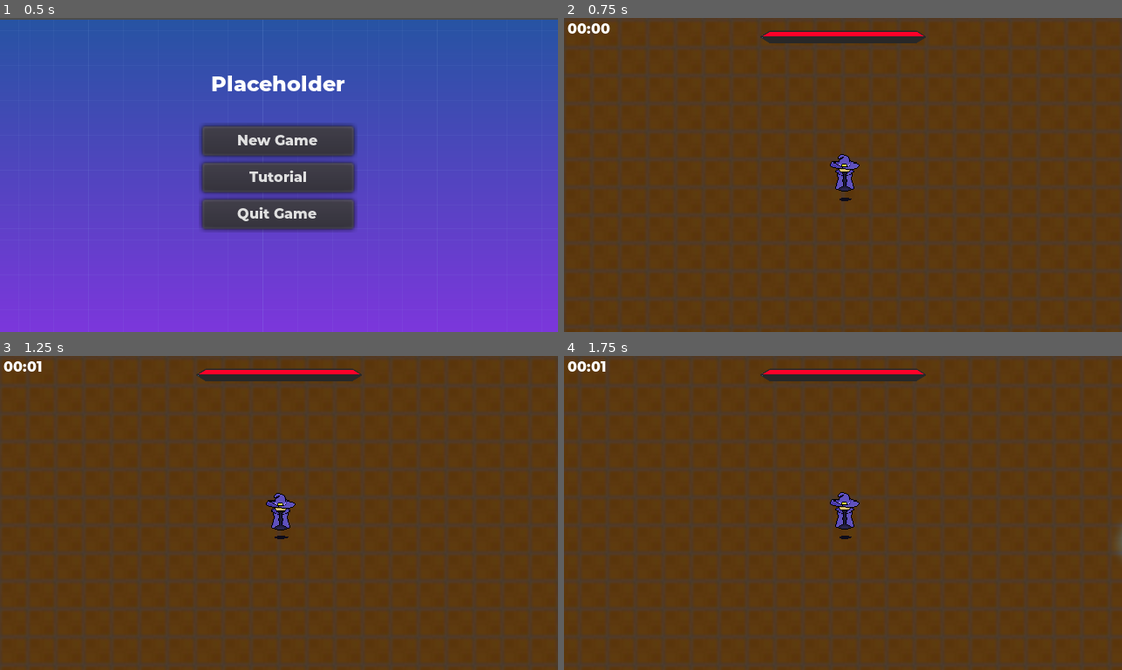
Above: before the commit, frames 1-4 (two rows, left to right).
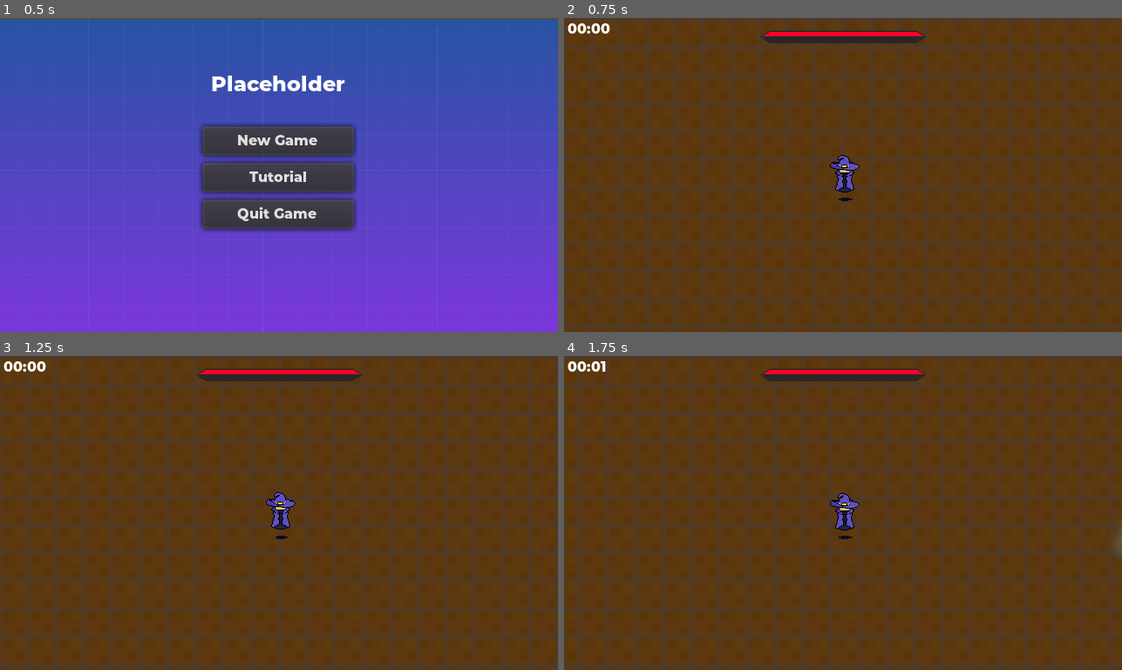
Above: after the commit, the same moments.

Repository: emsidhu/Endless-Survival
Game: Godot game, scene res://Menus/MainMenu.tscn
The game is run twice, just before and just after one commit, with the same random seed, the same clock (stepped at 60 frames per second) and the same inputs. Sound files missing from this copy of the repository are replaced by a short silence.
Inputs (mouse positions are in pixels of both pictures, inside the frame that each line leads up to):
- Up to frame 1 (0.5 s): no input
- Up to frame 2 (0.75 s): click "New Game" at 0.5 s
- Up to frame 3 (1.25 s): no input
- Up to frame 4 (1.75 s): move the mouse to (965, 497) at 1.27 s; hold Right (ui_right) from 1.28 s (still down)

Frame 1 is identical in both runs. In frame 2, 0.2% of the frame differs, in the area x 47-53%, y 43-59%; in frame 3, 0.2%, in the area x 6-53%, y 1-59%; in frame 4, 0.2%.

Commit message:
added many new upgrades
Some don't do anything yet

Diff:
--- a/Attacks/Orbit/Orbit.tscn
+++ b/Attacks/Orbit/Orbit.tscn
@@ -188,10 +188,12 @@
 scale = Vector2( 0.015, 0.015 )
 z_index = 1
 frames = SubResource( 27 )
+frame = 16
 playing = true
 
 [node name="Trail" parent="AnimatedSprite" instance=ExtResource( 4 )]
 width = 5.0
+length = 30
 
 [node name="AnimationPlayer" type="AnimationPlayer" parent="."]
 autoplay = "rotate"
--- a/Player/PlayerStats.gd
+++ b/Player/PlayerStats.gd
@@ -14,24 +14,31 @@
 "level": 0, "max_level": 6, "type": "Attack"}
 }
 
-var stat_upgrades = {
+var stats = {
 	"Speed": {"name": "speed", "text": "Speed",
-"level": 0, "max_level": 6, "upgrade_amount": 0.3, "type": "Stat"}
+"level": 0, "max_level": 6, "amount": 0, "upgrade_amount": 0.3, "type": "Stat"},
+	"Defense": {"name": "defense", "text": "Defense",
+"level": 0, "max_level": 6, "amount": 0, "upgrade_amount": 0.3, "type": "Stat"},
+	"MaxHealth": {"name": "maxhealth", "text": "Max Health",
+"level": 0, "max_level": 6, "amount": 0, "upgrade_amount": 0.5, "type": "Stat"}
 }
 
 var skills = {
 	"Regen": {"name": "regenHealth", "text": "Regenerate Health",
-"level": 0, "max_level": 6, "skill_amount": 0, "upgrade_amount": 1, "type": "Skill"},
+"level": 0, "max_level": 6, "amount": 0, "upgrade_amount": 1, "type": "Skill"},
+	"Ghost": {"name": "ghost", "text": "Ghost",
+"level": 0, "max_level": 6, "type": "Skill"},
+	"Test": {"name": "test", "text": "An Upgrade",
+"level": 0, "max_level": 6, "amount": 0, "upgrade_amount": 1, "type": "Skill"},
 }
 
 export var damage = 50
-export(int) var max_health = 1000 setget set_max_health
+export(int) var max_health = 2000 setget set_max_health
 var health = max_health setget set_health
 var base_damage = damage
 var xp = 0 setget set_xp
 var max_xp = 1000 setget set_max_xp
 var speedModifier = 1
-#var regenFuncRef = funcref(self, "Regen")
 
 
 signal no_health
@@ -73,7 +80,7 @@
 func level_up():
 	emit_signal("level_up")
 	self.xp = 0
-	self.max_xp *= 1.5
+	self.max_xp *= 1.15
 
 func upgradeAttack(attack):
 
@@ -81,14 +88,15 @@
 	emit_signal("upgradeAttack", attacks[attack])
 
 func upgradeStat(stat):
-	stat_upgrades[stat].level += 1
+	stats[stat].level += 1
+	stats[stat].amount += stats[stat].upgrade_amount
 
 func upgradeSkill(skill):
 
 	skills[skill].level += 1
-	skills[skill].skill_amount += skills[skill].upgrade_amount
+	skills[skill].amount += skills[skill].upgrade_amount
 
 
 
 func _on_RegenTimer_timeout():
-	self.health += skills.Regen.skill_amount
+	self.health += skills.Regen.amount
--- a/Player/PlayerStats.tscn
+++ b/Player/PlayerStats.tscn
@@ -6,5 +6,6 @@
 script = ExtResource( 1 )
 
 [node name="RegenTimer" type="Timer" parent="."]
+autostart = true
 
 [connection signal="timeout" from="RegenTimer" to="." method="_on_RegenTimer_timeout"]
--- a/UI/PlayerUI.gd
+++ b/UI/PlayerUI.gd
@@ -25,6 +25,7 @@
 var upgradeAttackRef = funcref(PlayerStats, "upgradeAttack")
 
 func _ready():
+	Globals.time = 0
 	var canvas_rid = get_canvas_item()
 	# You may need to adjust these values
 	VisualServer.canvas_item_set_draw_index(canvas_rid, 100)
@@ -67,37 +68,43 @@
 	get_tree().paused = true
 	upgradeScreen.visible = true
 
-	var numAttacks = range(PlayerStats.attacks.size())
-
+	var num_attacks = range(PlayerStats.attacks.size())
+	var num_stats = range(PlayerStats.stats.size())
+	var num_skills = range(PlayerStats.skills.size())
+	print(num_stats)
 	var i = 0
 	while i < 3:
-		#chooses a random attack (will later make it randomly choose an attack, a stat, or a skill
-		var number = numAttacks[randi() % numAttacks.size()]
-		numAttacks.erase(number)
-		var choice = PlayerStats.attacks.keys()[number]
-		var upgrade = PlayerStats.attacks[choice]
+		var upgradeInfo
+		match (randi() % 3):
+			0:
+				upgradeInfo = choose_upgrade(num_attacks, "attacks")
+				num_attacks = upgradeInfo[0]
+			1:
+				upgradeInfo = choose_upgrade(num_stats, "stats")
+				num_skills = upgradeInfo[0]
+			2:
+				upgradeInfo = choose_upgrade(num_skills, "skills")
+				num_stats = upgradeInfo[0]
 
 		#assigns type variables to whatever type the upgrade is, an attack, a stat, or a skill
-		set("type" + str(i+1), upgrade.type)
+		set("type" + str(i+1), upgradeInfo[1].type)
 		#assigns choice variables to the key of the upgrade
-		set("choice" + str(i+1), choice)
+		set("choice" + str(i+1), upgradeInfo[2])
 		#assigns upgrade buttons text to the name of the upgrade
-		get("upgradeBtn" + str(i+1)).text = upgrade.text
+		get("upgradeBtn" + str(i+1)).text = upgradeInfo[1].text
 
 		i += 1
 
 func _on_UpgradeBtn_button_up(number):
-	#use a type to see what function reference to use, then calls it with the correct key using choice
+	#uses type to see what function reference to use, then calls it with the correct key using choice
 	get("upgrade" + get("type" + str(number)) + "Ref").call_func(get("choice" + str(number)))
 
 	get_tree().paused = false
 	upgradeScreen.visible = false
 
-func choose_attack():
-	pass
-
-func choose_skill():
-	pass
-
-func choose_stat():
-	pass
+func choose_upgrade(array, type):
+	var number = array[randi() % array.size()]
+	array.erase(number)
+	var choice = PlayerStats[type].keys()[number]
+	var upgrade = PlayerStats[type][choice]
+	return [array, upgrade, choice]
--- a/World/World.tscn
+++ b/World/World.tscn
@@ -40,7 +40,7 @@
 position = Vector2( 160, 89 )
 
 [node name="AnimatedSprite" parent="YSort/Player" index="0"]
-frame = 2
+frame = 3
 
 [node name="RemoteTransform2D" parent="YSort/Player" index="4"]
 remote_path = NodePath("../../../Camera2D")
--- a/trail/trail.gd
+++ b/trail/trail.gd
@@ -1,6 +1,6 @@
 extends Line2D
 
-var length = 50
+export var length = 50
 var point
 
 func _ready():
